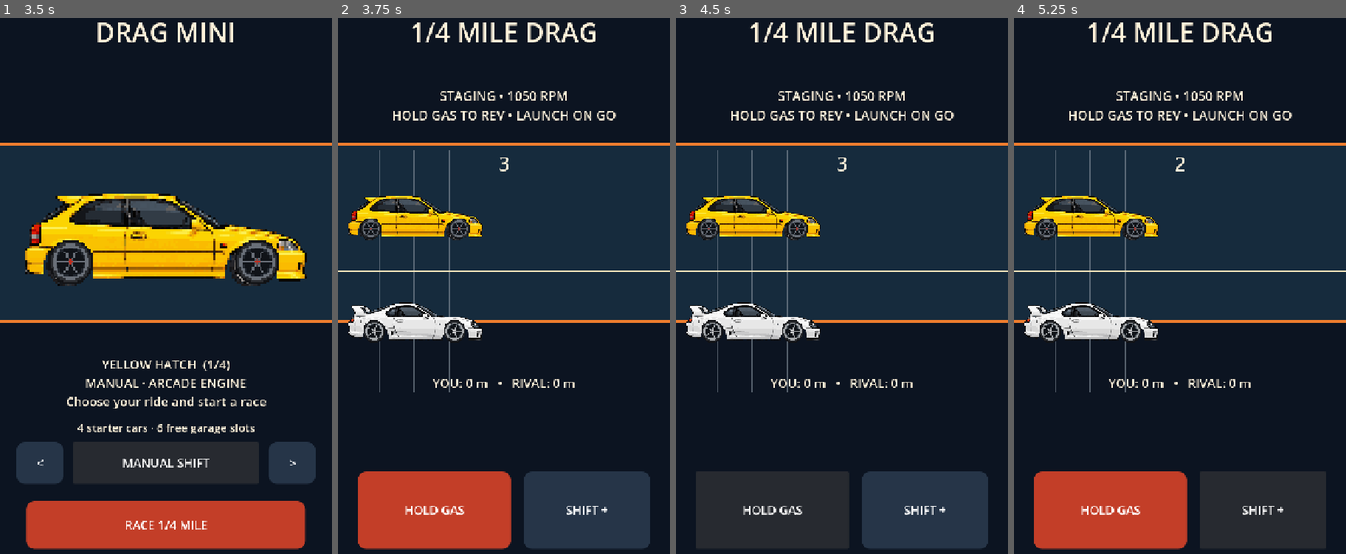
Above: before the commit, frames 1-4 (left to right).
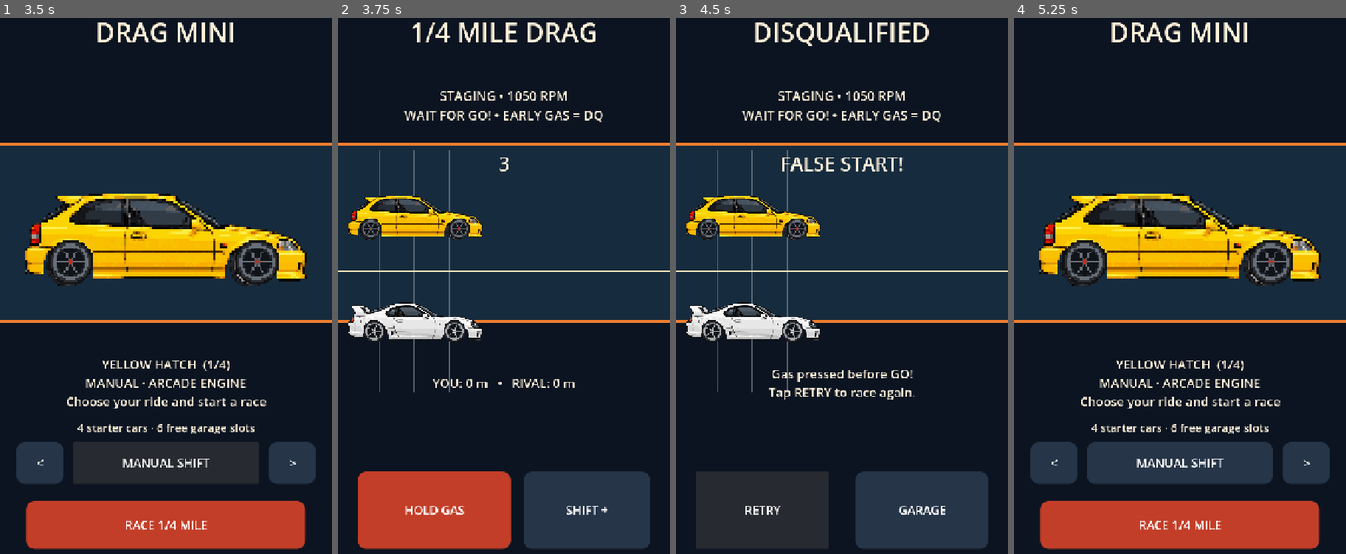
Above: after the commit, the same moments.

Repository: 1993velezpadilla-source/Drag-mini
Game: Godot game, scene res://scenes/main.tscn
The game is run twice, just before and just after one commit, with the same random seed, the same clock (stepped at 60 frames per second) and the same inputs.
Inputs (mouse positions are in pixels of both pictures, inside the frame that each line leads up to):
- Up to frame 1 (3.5 s): click "<" at 0.5 s; click ">" at 1.25 s; click "MANUAL SHIFT" at 2 s; click "AUTO SHIFT" at 2.75 s
- Up to frame 2 (3.75 s): click "RACE 1/4 MILE" at 3.5 s
- Up to frame 3 (4.5 s): click "HOLD GAS" at 4.25 s
- Up to frame 4 (5.25 s): click (1263, 511) at 5 s, where only the run before the commit has a clickable "SHIFT +"

Frame 1 is identical in both runs. In frame 2, 0.8% of the frame differs, in the area x 16-84%, y 17-20%; in frame 3, 4.7%; in frame 4, 29%, in the area x 0-100%, y 0-100%.

Commit message:
fix: disqualify early gas before green and prevent shifts during countdown

Diff:
--- a/scripts/main.gd
+++ b/scripts/main.gd
@@ -205,11 +205,22 @@
 func _on_gas_down() -> void:
     if screen != "race" or false_start:
         return
-    # Staging allows revving before green; no vehicle movement until GO.
+    if countdown > 0.0:
+        false_start = true
+        throttle_held = false
+        countdown_label.text = "FALSE START!"
+        title_label.text = "DISQUALIFIED"
+        detail_label.text = "Gas pressed before GO!\nTap RETRY to race again."
+        throttle_button.visible = false
+        shift_button.visible = false
+        retry_button.visible = true
+        garage_button.visible = true
+        queue_redraw()
+        return
     throttle_held = true
 
 func _player_shift() -> void:
-    if screen == "race" and not auto_shift and not player["finished"]:
+    if screen == "race" and countdown <= 0.0 and not false_start and not auto_shift and not player["finished"]:
         _shift(player)
 
 func _shift(driver: Dictionary) -> void:
@@ -267,6 +278,7 @@
         countdown_label.text = "3" if countdown > 2.8 else ("2" if countdown > 1.8 else ("1" if countdown > 0.8 else ("GO!" if countdown > 0.0 else "")))
         if countdown <= 0.0:
             countdown_label.text = "GO!"
+            _update_hud()
         queue_redraw()
         return
     if player["finished"] and rival["finished"]:
@@ -296,7 +308,7 @@
         elapsed, player["distance"], roundi(player["speed"] * 3.6),
         player["gear"] + 1, player["rpm"]]
     if countdown > 0.0:
-        telemetry_label.text = "STAGING • %.0f RPM\nHOLD GAS TO REV • LAUNCH ON GO" % launch_rpm
+        telemetry_label.text = "STAGING • %.0f RPM\nWAIT FOR GO! • EARLY GAS = DQ" % launch_rpm
     if finish_text.is_empty():
         detail_label.text = "YOU: %.0f m   •   RIVAL: %.0f m" % [player["distance"], rival["distance"]]
 
